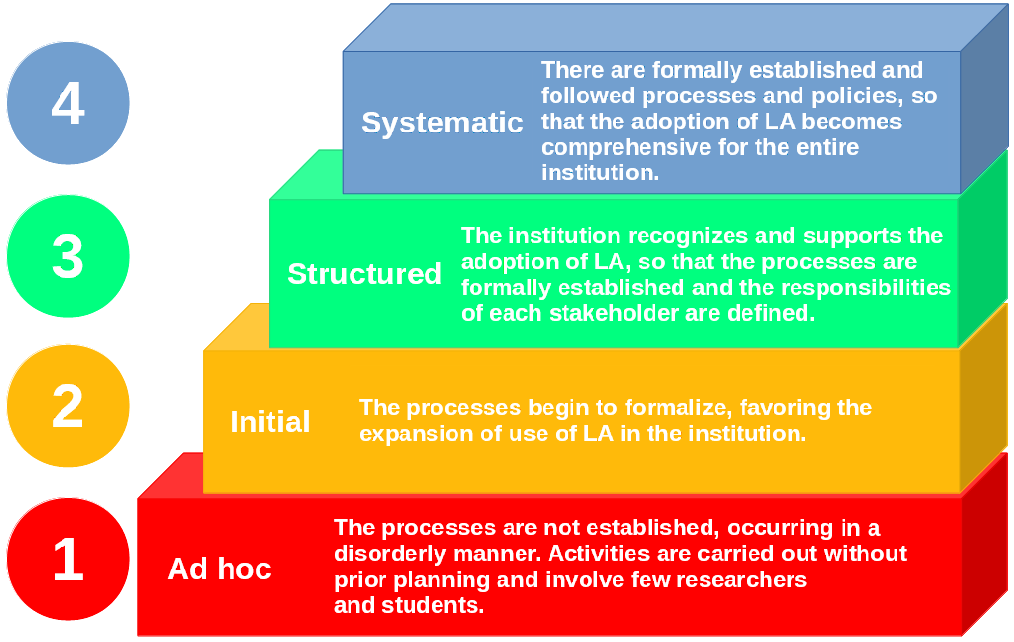
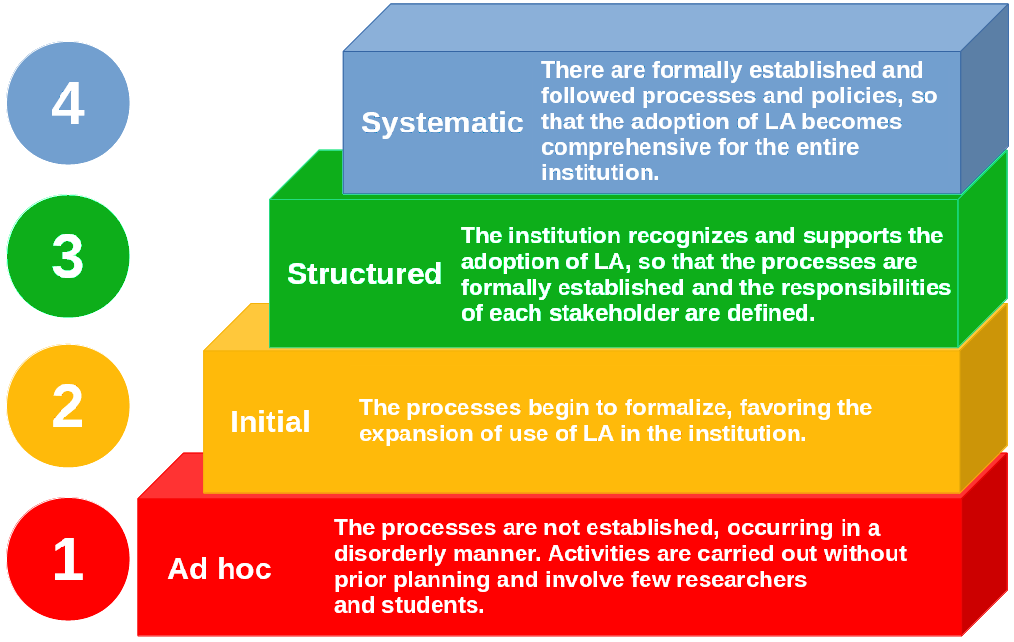
Two versions of the same layered image (1014×642). Layer-by-layer changes:
painted on "circulo01Q" over bbox(7, 151, 1007, 347)
